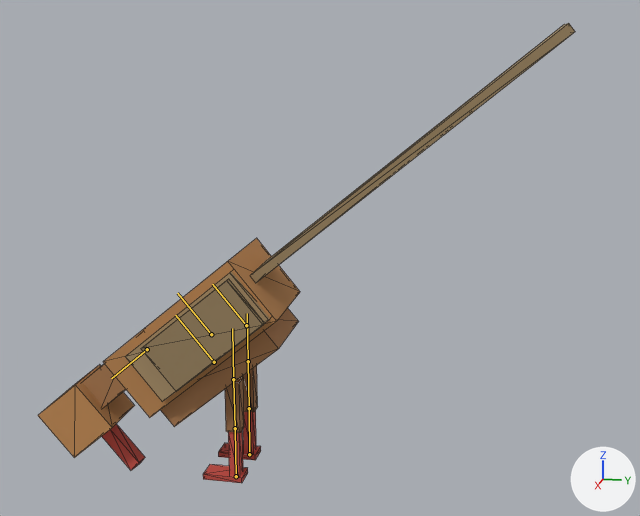
Two versions of the glTF model assets/creatures/pheasant/model.glb, one commit apart.
Camera for both pictures: a camera (50 mm lens) standing at (1.085, 0.366, 0.587) and looking at (-0.009, 0.147, 0.314). Arrows for +X, +Y and +Z are at lower right; the lights stay in place. The picture after the commit comes second. Both versions are drawn at frame 8 of the action 'eat'; the numbers are the values there. The bones that change, and the others that lie on the model, are drawn over the model as lines. Mesh edges are drawn as thin lines.

The first picture shows 'built'.
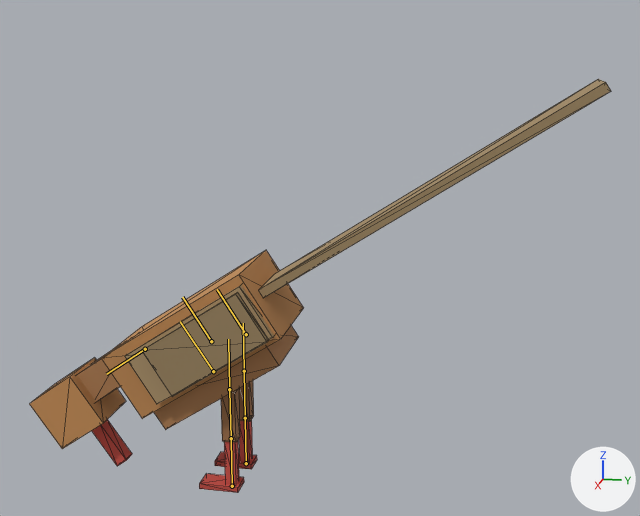
Changed parts and their boxes (x1, y1, x2, y2) in the pictures (640 x 516 px):
'built', posed (8% wider, 10% shorter)
    before: (38, 23, 575, 483)
    after: (29, 79, 611, 493)
bone 'body', root to tip
    before: (211, 334) to (177, 293)
    after: (211, 341) to (182, 297)
bone 'head', root to tip
    before: (147, 349) to (111, 378)
    after: (145, 349) to (106, 374)
bone 'leg_l0', root to tip
    before: (248, 361) to (247, 313)
    after: (244, 371) to (243, 323)
bone 'leg_r0', root to tip
    before: (233, 379) to (232, 328)
    after: (229, 389) to (228, 339)

The change in detail:
Bone 'body' (bone_body) moves from (0.0, 0.0, 0.0) to (0.0, -0.0102, 0.0).
Bone 'body' (bone_body) turns from (40, 0, 0) to (33, 0, 0) degrees about its own x, y and z.
Bone 'head' (bone_head) turns from (91, 0, 0) to (92, 0, 0) degrees about its own x, y and z.
Bone 'leg_l0' (bone_leg_l0) turns from (-40, 0, 0) to (-33, 0, 0) degrees about its own x, y and z.
Bone 'leg_r0' (bone_leg_r0) turns from (-40, 0, 0) to (-33, 0, 0) degrees about its own x, y and z.
